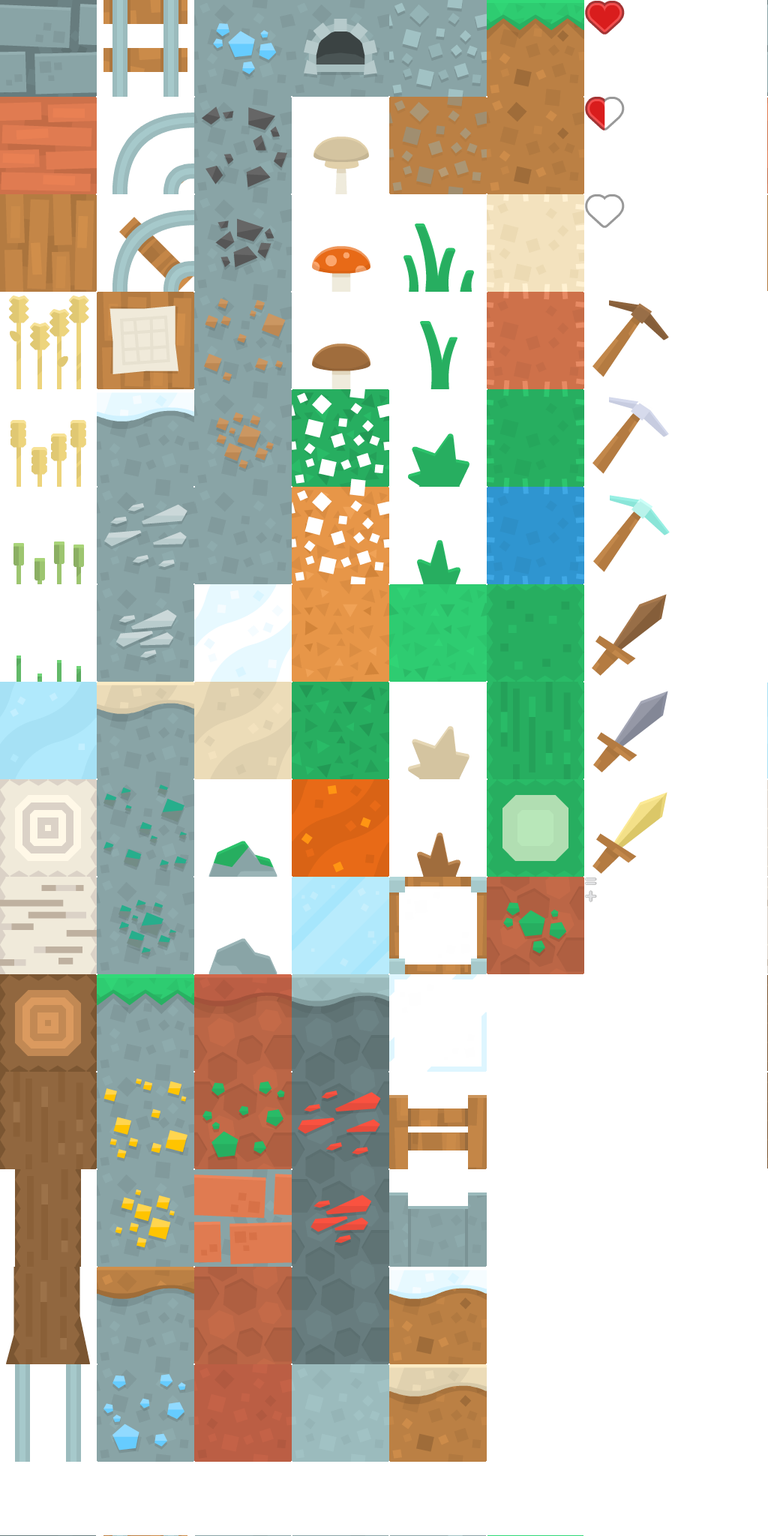
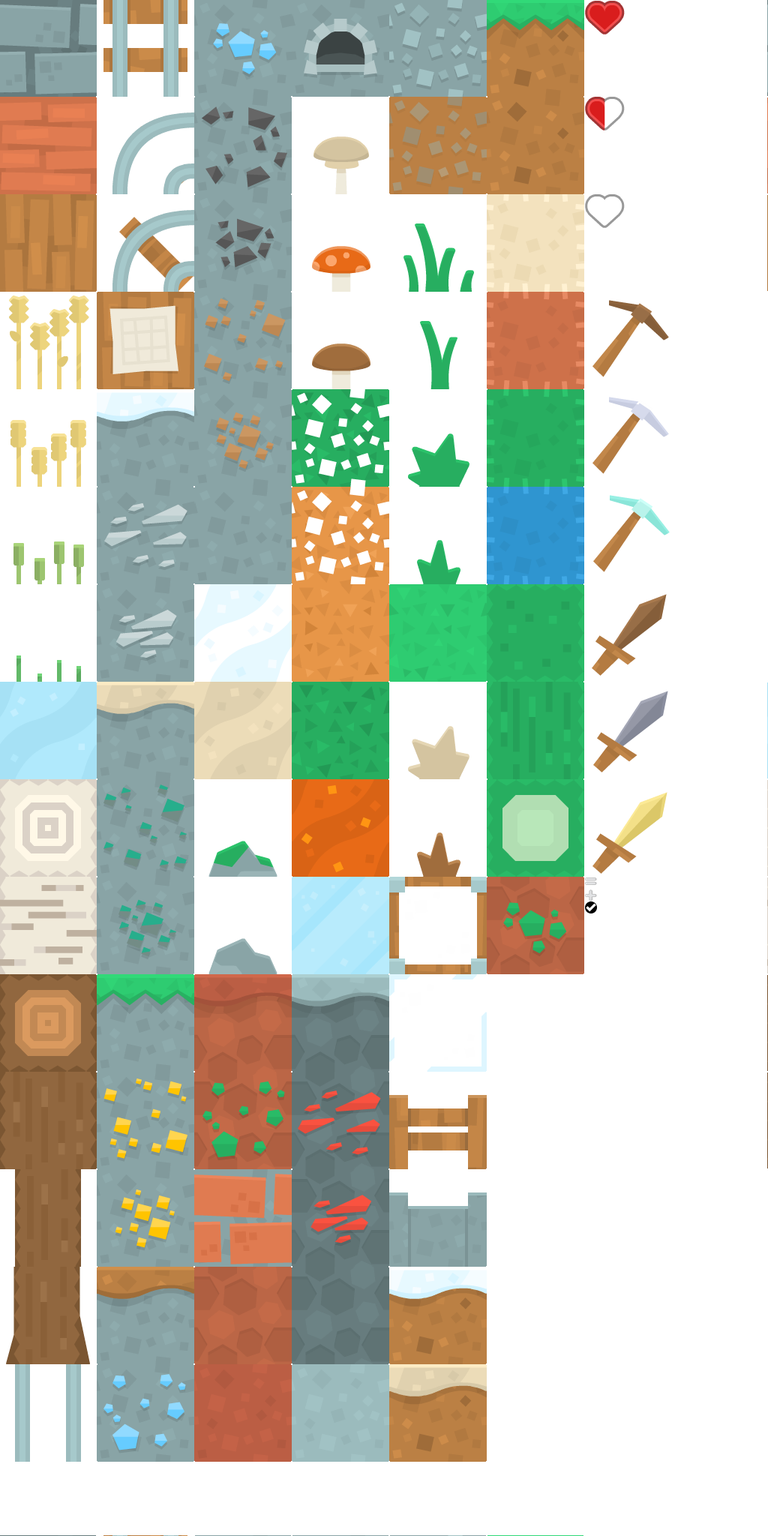
Layers edited between the first and the second w=768, h=1536 image:
painted on "spritesheet_tiles.png" over [584, 889, 597, 914]
